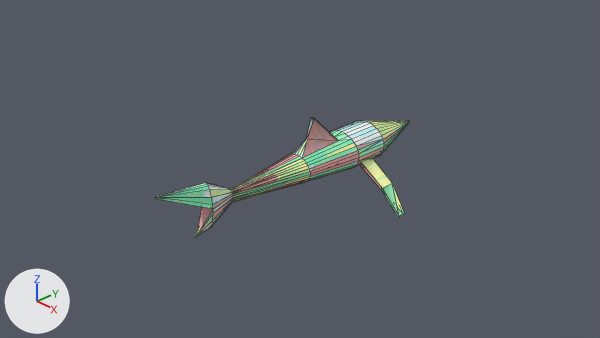
A saved change to the Blender file Models/shark2/shark2.blend.
Rendered twice from the file's camera 'Camera'. Every picture has the same lights, and +X, +Y and +Z are marked at lower left. Mesh edges are drawn as thin lines.
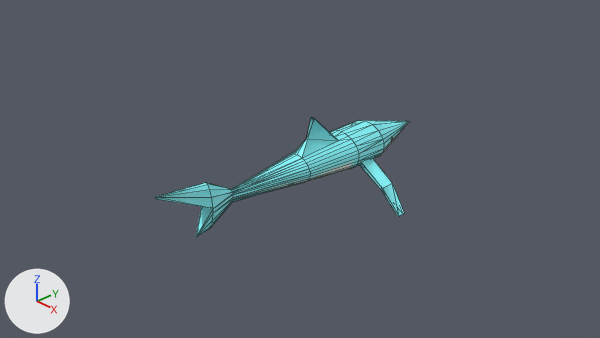
The edits, one by one:
Picture 'diff.png' (img_diff_png) is new.
Material 'diff' (mat_diff) changes its picture from img_atlas_png to img_diff_png.
me_cylinder has 880 vertices, 941 faces and spans x -4.2..4.1, y -2.4..2.7, z -12.9..4.6.
me_cylinder is used by ob_cylinder; location (0.0, 1.069, 0.0); rotation (-1.571, 0.0, 0.0), in degrees (-90, 0, 0); scale (0.262, 0.262, 0.262).
me_cylinder part 1: texture (UV) coordinates of 941 of 941 faces, centred in x -4.2..4.1, y -1.8..2.7, z -12.9..4.6, changed; they spanned u 0.0..1.0, v 0.0..1.0 and now span u 0.0..1.0, v 0.0..1.0.
Object 'Cylinder' (ob_cylinder) has a DECIMATE modifier named 'Decimate'.
On modifier 'Decimate' of object 'Cylinder' (ob_cylinder), ratio goes from 0.22 to 0.184.

Where the change shows, as pixel boxes [x1, y1, x2, y2] in the pictures (600 x 338 px):
'Cylinder', surface changed, modifiers changed: before [155, 117, 410, 238]; after [155, 117, 409, 237]
